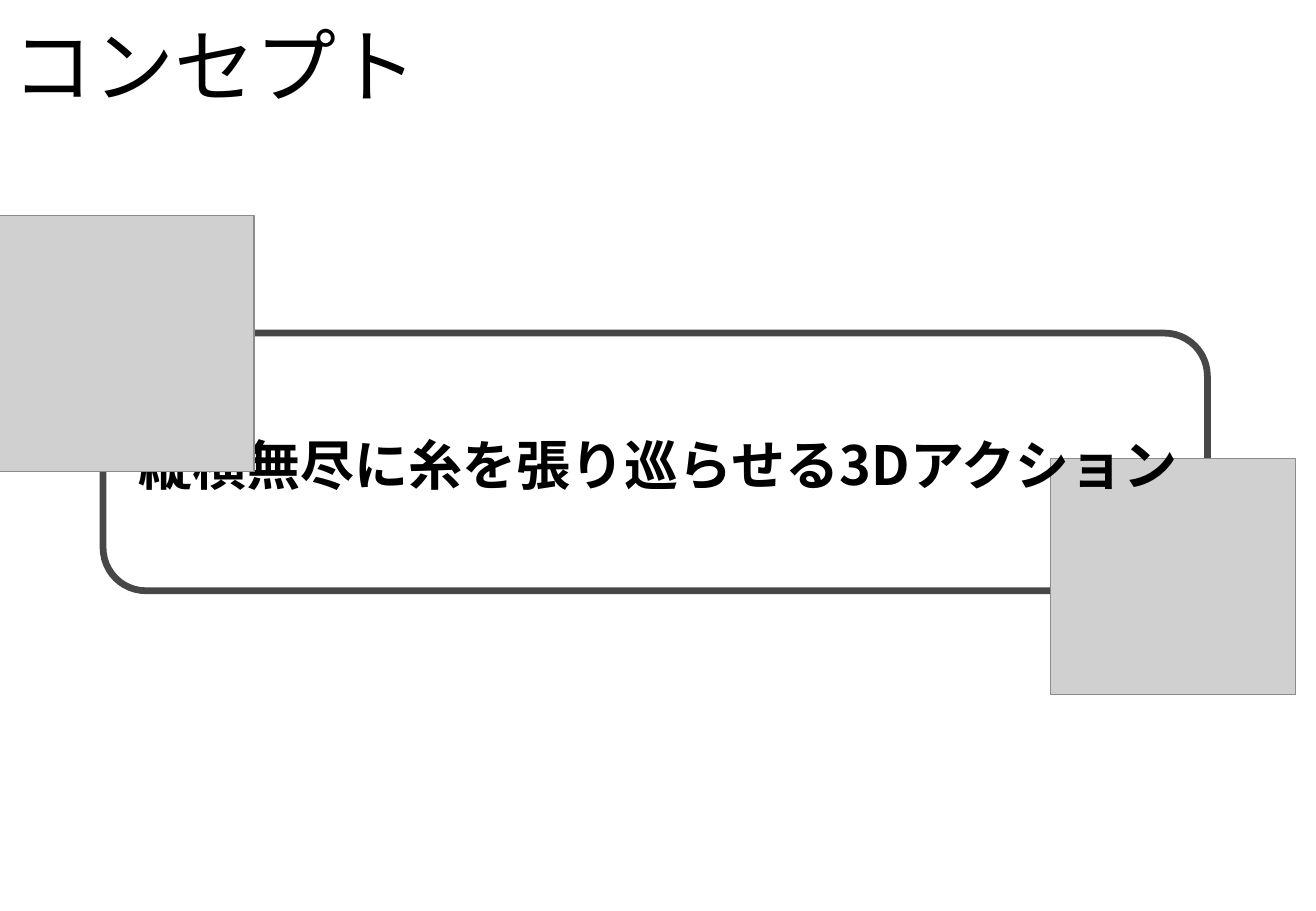
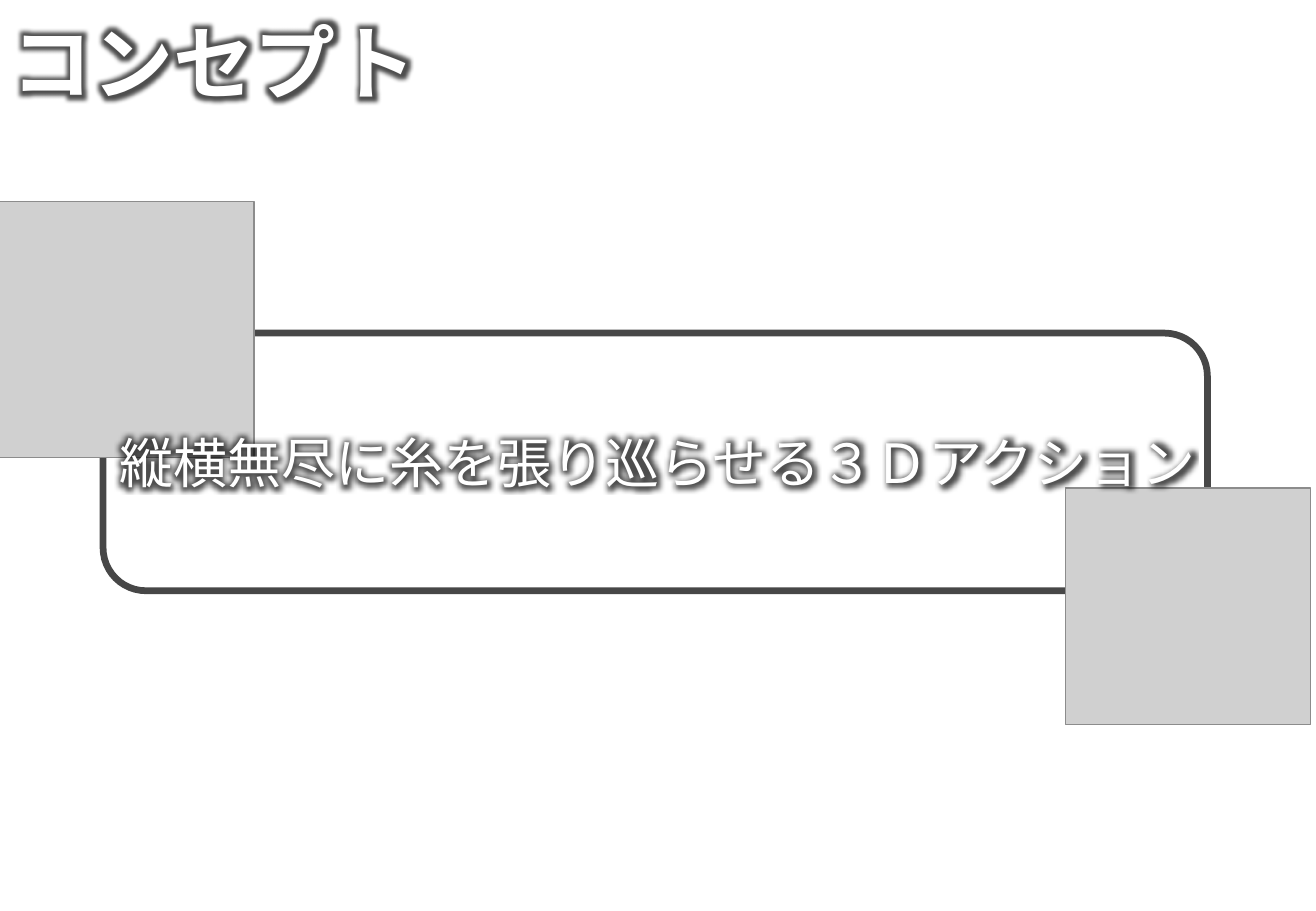
Before and after one commit to NHGC20172H02/PL, a slide deck: slide 2 of 企画や仕様(統合用)/String Territory(修正版).pptx. Drawn at 1316x911 pixels with LibreOffice and Linux fonts; fonts in the diff are those of the drawing; grey boxes stand for pictures; background and template pictures are left out. Boxes give left, top, right and bottom in pixels: in the first picture for what was removed or moved away, otherwise in the second. Text is boxed around its words. In the diff, an @@ line names an element or a change of style, - is before the commit and + after.

```diff
--- a/企画や仕様(統合用)/String Territory(修正版).pptx
+++ b/企画や仕様(統合用)/String Territory(修正版).pptx
@@ text "コンセプト" at (12, 18, 417, 104): font Noto Sans CJK JP to Arial, text colour #000000 to #FFFFFF, bold on; line spacing 0.9 to 1; vertical alignment middle to top @@
@@ picture: place and size @@
-picture at (0, 215, 254, 471)
+picture at (0, 202, 254, 458)
@@ text at (119, 427, 1195, 496): text changed; font Noto Sans CJK JP to Arial; text colour #000000 to #FFFFFF; bold off @@
-縦横無尽に糸を張り巡らせる3Dアクション
+縦横無尽に糸を張り巡らせる３Ｄアクション
@@ picture: place and size @@
-picture at (1051, 458, 1297, 695)
+picture at (1066, 488, 1311, 725)
```
Also in this commit, not shown: 6 other slides changed, 2 slides added, 2 slides removed, 14 other files.
